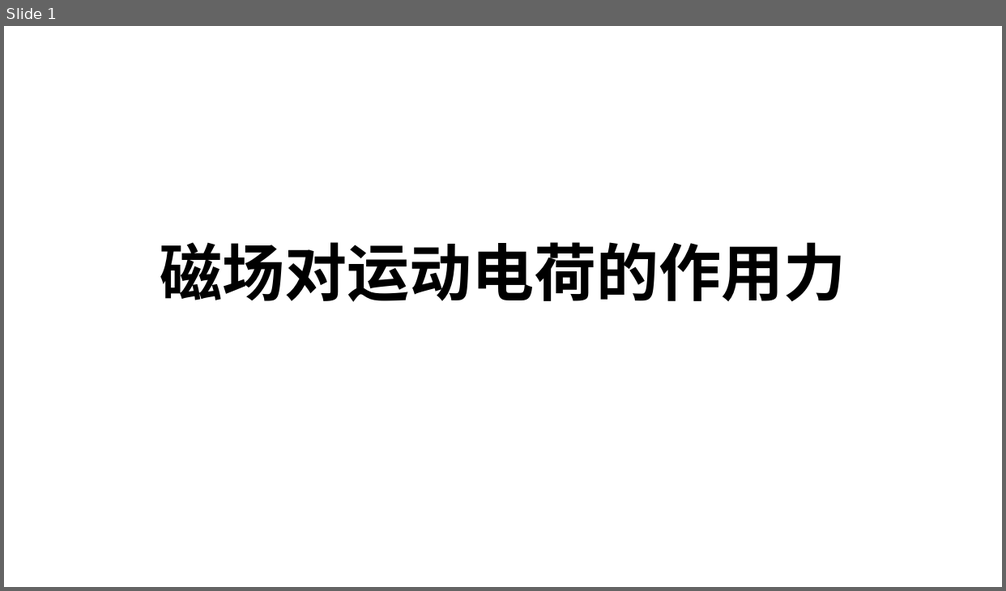
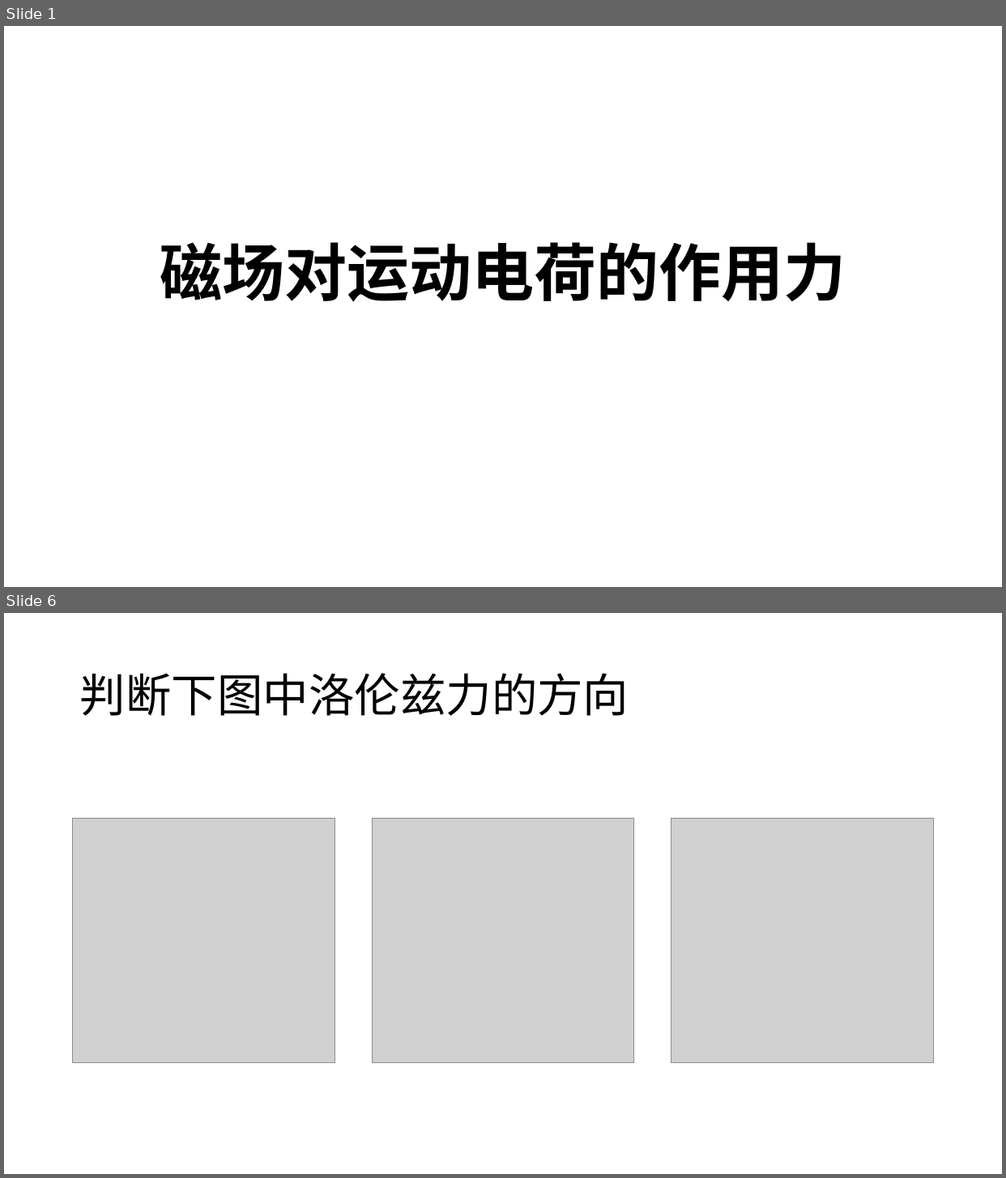
Before and after one commit to broshu/lab, a slide deck: ppt/磁场对运动电荷的作用力.pptx. Shown one above the other, each under a label of ours: slide 1 before the commit, slides 1 and 6 after it; the slides between them are not shown. The pictures are 1006x591 and 1006x1178 pixels, drawn with LibreOffice and Linux fonts; fonts in the diff are those of the drawing; grey boxes stand for pictures. Boxes give left, top, right and bottom in pixels: in the first picture for what was removed or moved away, otherwise in the second. Text is boxed around its words. In the diff, an @@ line names an element or a change of style, - is before the commit and + after.

```diff
--- a/ppt/磁场对运动电荷的作用力.pptx
+++ b/ppt/磁场对运动电荷的作用力.pptx
@@ slide 6 added at box(4, 613, 1002, 1174), background #FFFFFF @@
@@ title added at box(80, 673, 629, 716), 44 pt, text #000000 @@
+判断下图中洛伦兹力的方向
@@ picture added at box(73, 818, 335, 1063) @@
@@ picture added at box(373, 818, 634, 1063) @@
@@ picture added at box(671, 818, 934, 1063) @@
```
Also in this commit, not shown: 11 other slides added.
